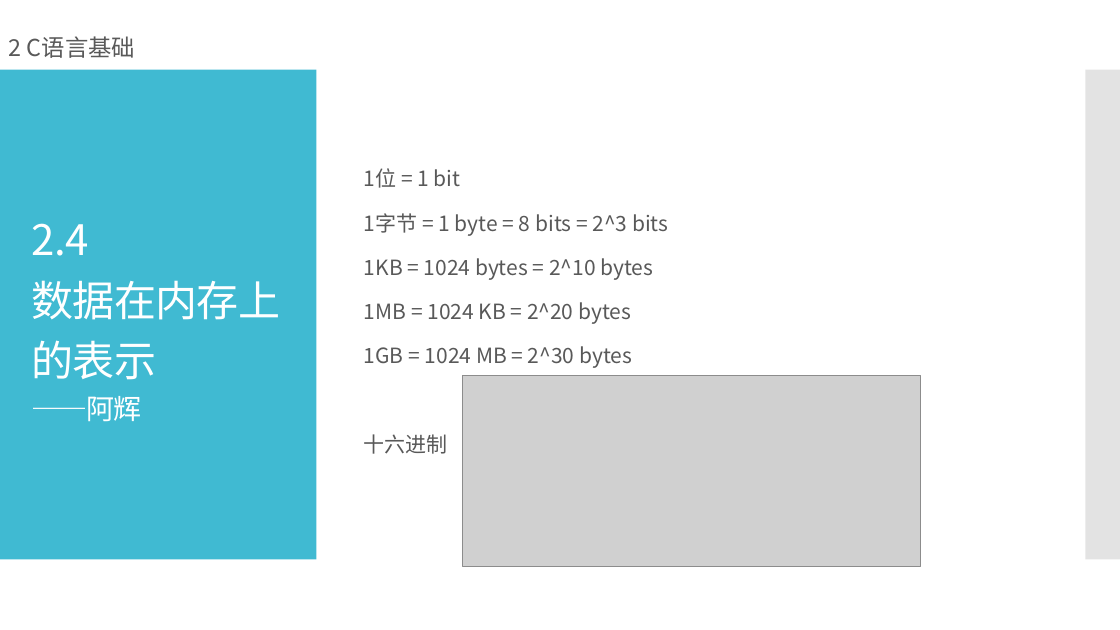
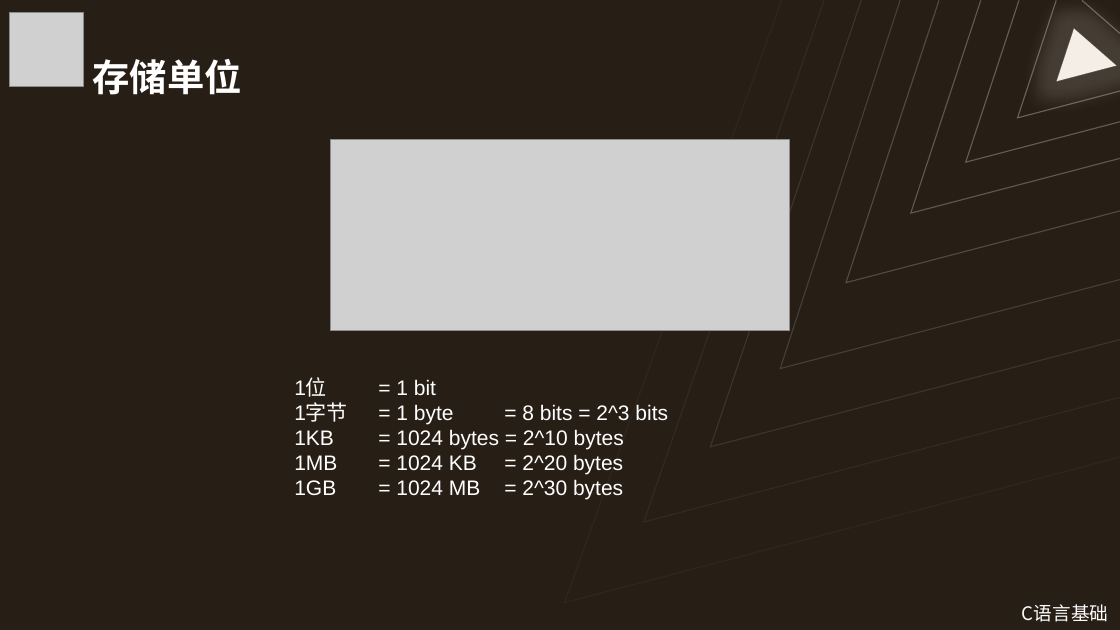
Before and after one commit to Wannerfi/CodingCourse, a slide deck: slide 16 of 2C语言基础.pptx (slide 25 before the commit). Drawn at 1120x630 pixels with LibreOffice and Linux fonts; fonts in the diff are those of the drawing; grey boxes stand for pictures. Boxes give left, top, right and bottom in pixels: in the first picture for what was removed or moved away, otherwise in the second. Text is boxed around its words. In the diff, an @@ line names an element or a change of style, - is before the commit and + after.

```diff
--- a/2C语言基础.pptx
+++ b/2C语言基础.pptx
@@ background #FFFFFF to #271E15 @@
@@ picture added at box(9, 13, 83, 87) @@
@@ freeform shape added at box(565, 0, 1120, 602), outline #FFFFFF 1 pt @@
@@ freeform shape added at box(644, 0, 1120, 522), outline #FFFFFF 1 pt @@
@@ freeform shape added at box(711, 0, 1120, 446), outline #FFFFFF 1 pt @@
@@ freeform shape added at box(781, 0, 1120, 368), outline #FFFFFF 1 pt @@
@@ freeform shape added at box(846, 0, 1120, 282), outline #FFFFFF 1 pt @@
@@ freeform shape added at box(911, 0, 1120, 213), outline #FFFFFF 1 pt @@
@@ freeform shape added at box(966, 0, 1120, 162), outline #FFFFFF 1 pt @@
@@ freeform shape added at box(1017, 0, 1120, 118), outline #FFFFFF 1 pt @@
@@ freeform shape added at box(1057, 29, 1117, 81), fill #F5EEE7, outline #FFFFFF 1 pt @@
@@ freeform shape added at box(1082, 0, 1120, 33), outline #FFFFFF 1 pt @@
@@ text removed at box(9, 36, 135, 58) @@
-2 C语言基础
@@ title added at box(93, 59, 242, 95), 32 pt, text #FFFFFF, bold @@
+存储单位
@@ rectangle removed at box(0, 70, 317, 560) @@
@@ rectangle removed at box(1086, 70, 1120, 560) @@
@@ picture: place and size @@
-picture at box(462, 376, 921, 566)
+picture at box(331, 139, 790, 330)
@@ title removed at box(32, 223, 280, 422) @@
-2.4
-数据在内存上的表示
-——阿辉
@@ text "1位 = 1 bit": place and size @@
-text "1位 = 1 bit" at box(364, 168, 668, 454)
+text "1位 = 1 bit" at box(294, 378, 668, 500)
@@ text "1位 = 1 bit" at box(294, 378, 668, 500): font Noto Sans CJK SC to Arial, text colour #595959 to #FFFFFF; line spacing 1.2 to 1; less space between paragraphs; vertical alignment middle to top @@
@@ text at box(364, 434, 448, 454): paragraph removed @@
-十六进制
@@ text added at box(1022, 604, 1108, 622), 16 pt, text #FFFFFF @@
+C语言基础
```
Also in this commit, not shown: 13 other slides changed, 16 slides added, 16 slides removed.
